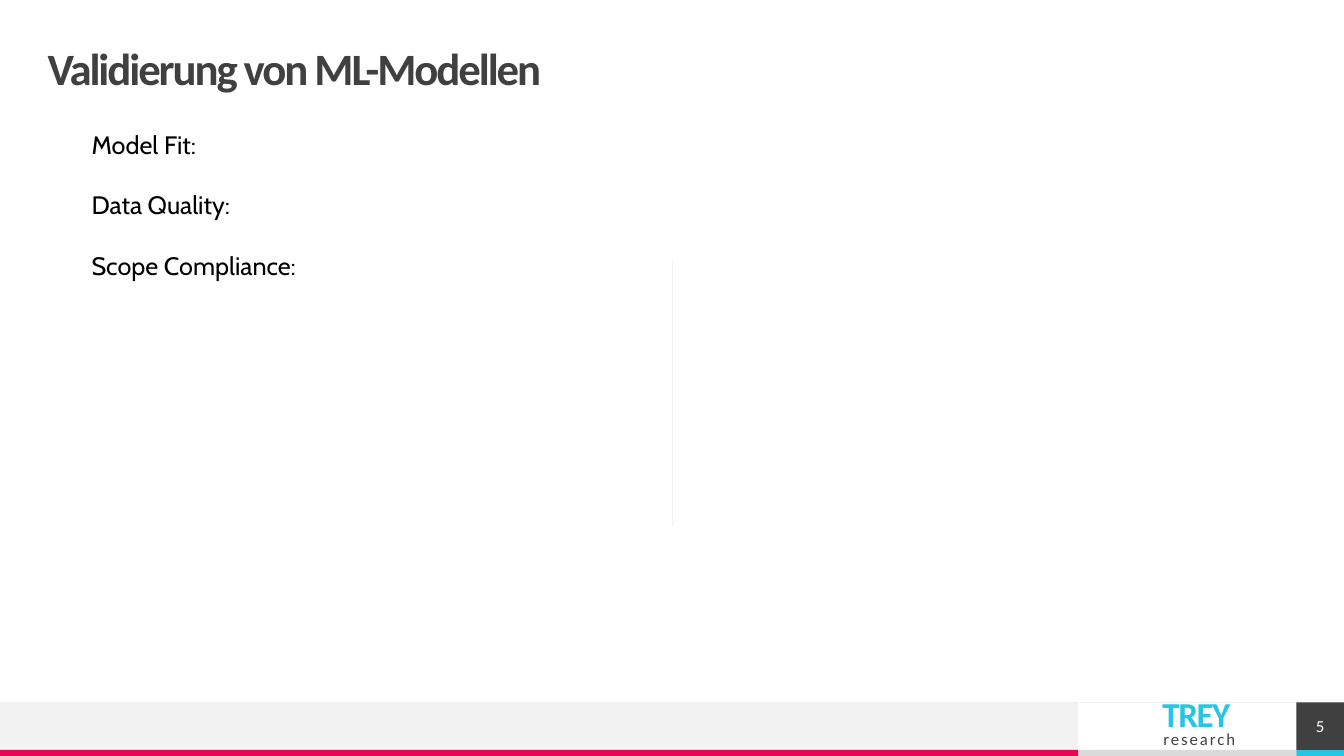
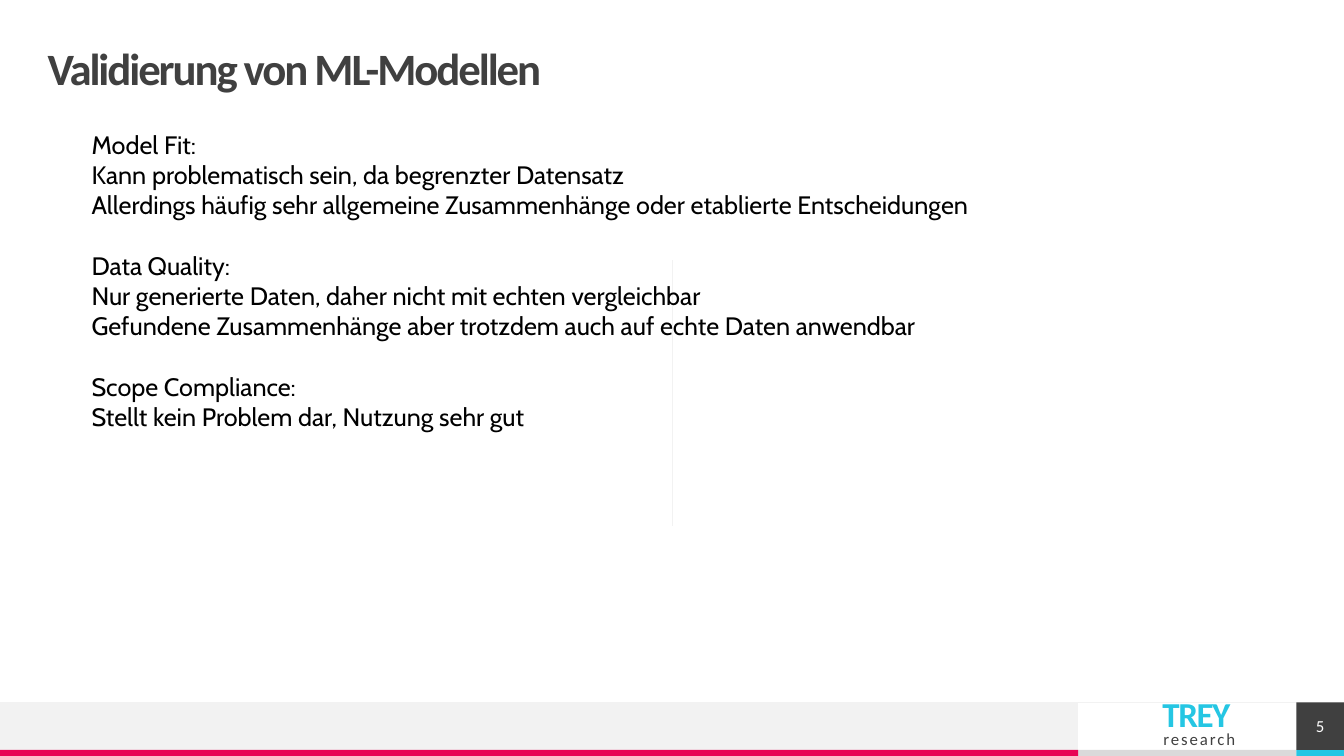
Before and after one commit to zauchi/cropRecommendation, a slide deck: slide 5 of themenLV.pptx. Drawn at 1344x756 pixels with LibreOffice and Linux fonts; fonts in the diff are those of the drawing. Boxes give left, top, right and bottom in pixels: in the first picture for what was removed or moved away, otherwise in the second. Text is boxed around its words. In the diff, an @@ line names an element or a change of style, - is before the commit and + after.

```diff
--- a/themenLV.pptx
+++ b/themenLV.pptx
@@ text at [92, 165, 968, 220]: paragraphs added @@
+Kann problematisch sein, da begrenzter Datensatz
+Allerdings häufig sehr allgemeine Zusammenhänge oder etablierte Entscheidungen
@@ text at [92, 286, 915, 341]: paragraphs added @@
+Nur generierte Daten, daher nicht mit echten vergleichbar
+Gefundene Zusammenhänge aber trotzdem auch auf echte Daten anwendbar
@@ text at [92, 407, 524, 432]: paragraph added @@
+Stellt kein Problem dar, Nutzung sehr gut
```
Also in this commit, not shown: 1 other file.
